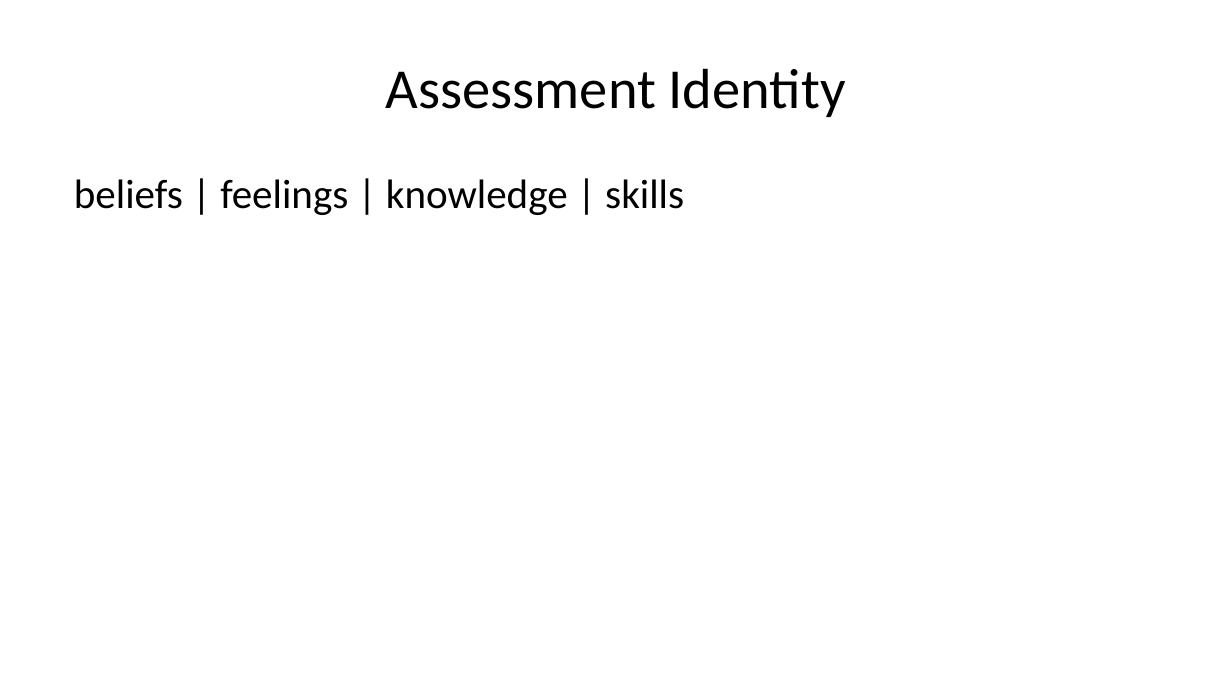
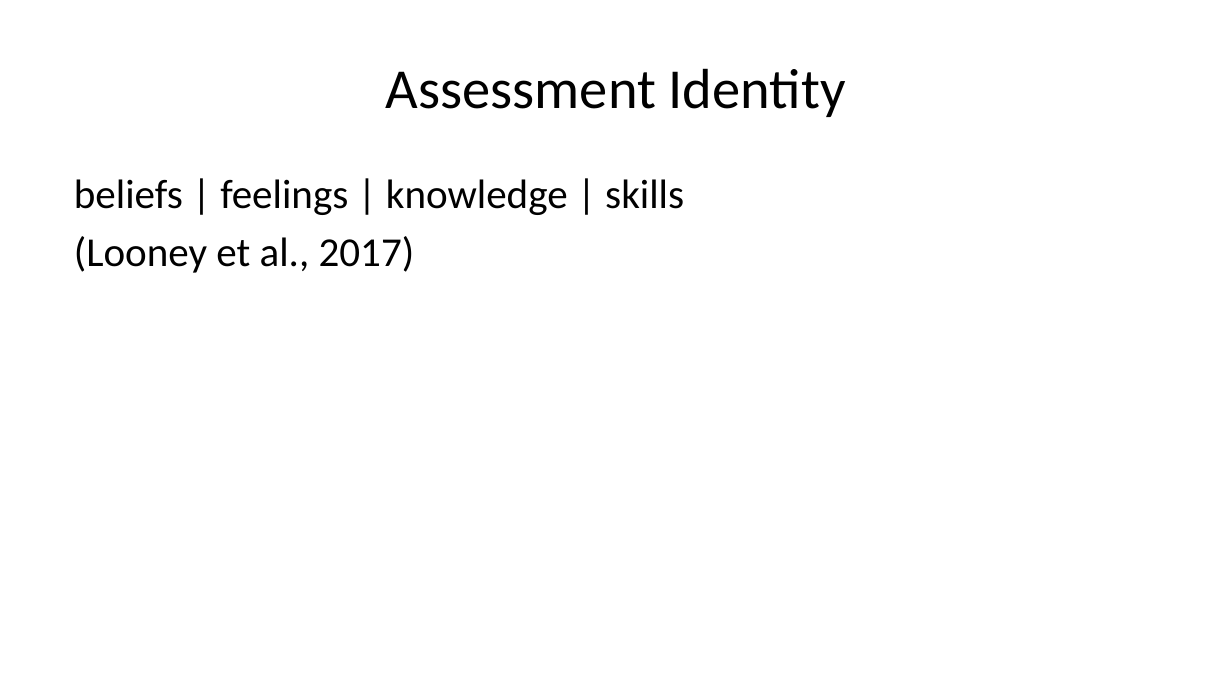
Before and after one commit to cmadland/slides, a slide deck: slide 11 of docs/posts/fpl-assessment/index.pptx (slide 9 before the commit). Drawn at 1232x693 pixels with LibreOffice and Linux fonts; fonts in the diff are those of the drawing. Boxes give left, top, right and bottom in pixels: in the first picture for what was removed or moved away, otherwise in the second. Text is boxed around its words. In the diff, an @@ line names an element or a change of style, - is before the commit and + after.

```diff
--- a/docs/posts/fpl-assessment/index.pptx
+++ b/docs/posts/fpl-assessment/index.pptx
@@ text at <box>74,236,415,273</box>: paragraph added @@
+(Looney et al., 2017)
```
Also in this commit, not shown: 8 other slides changed, 7 slides added, 1 slide removed, 13 other files.
